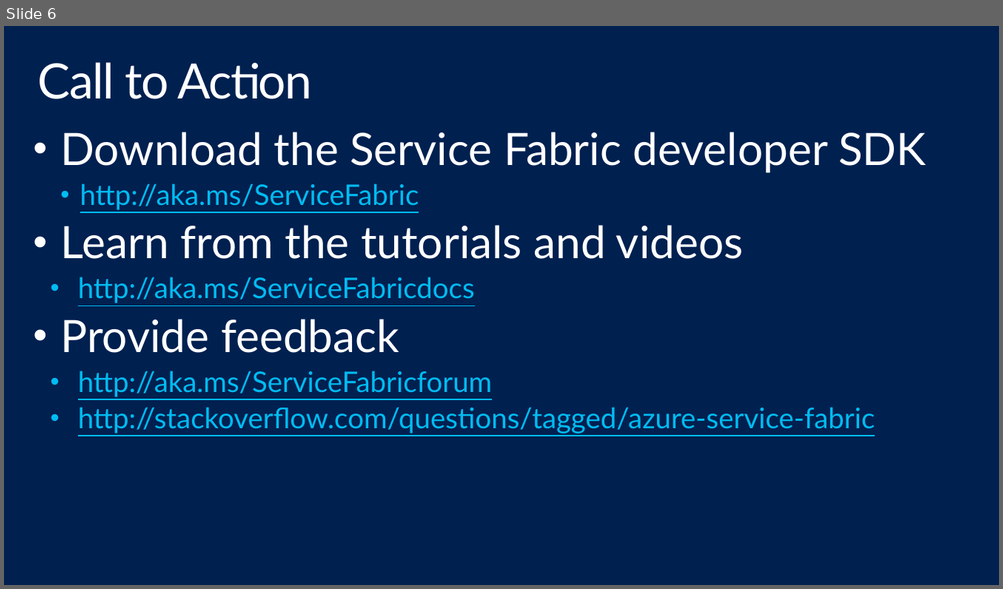
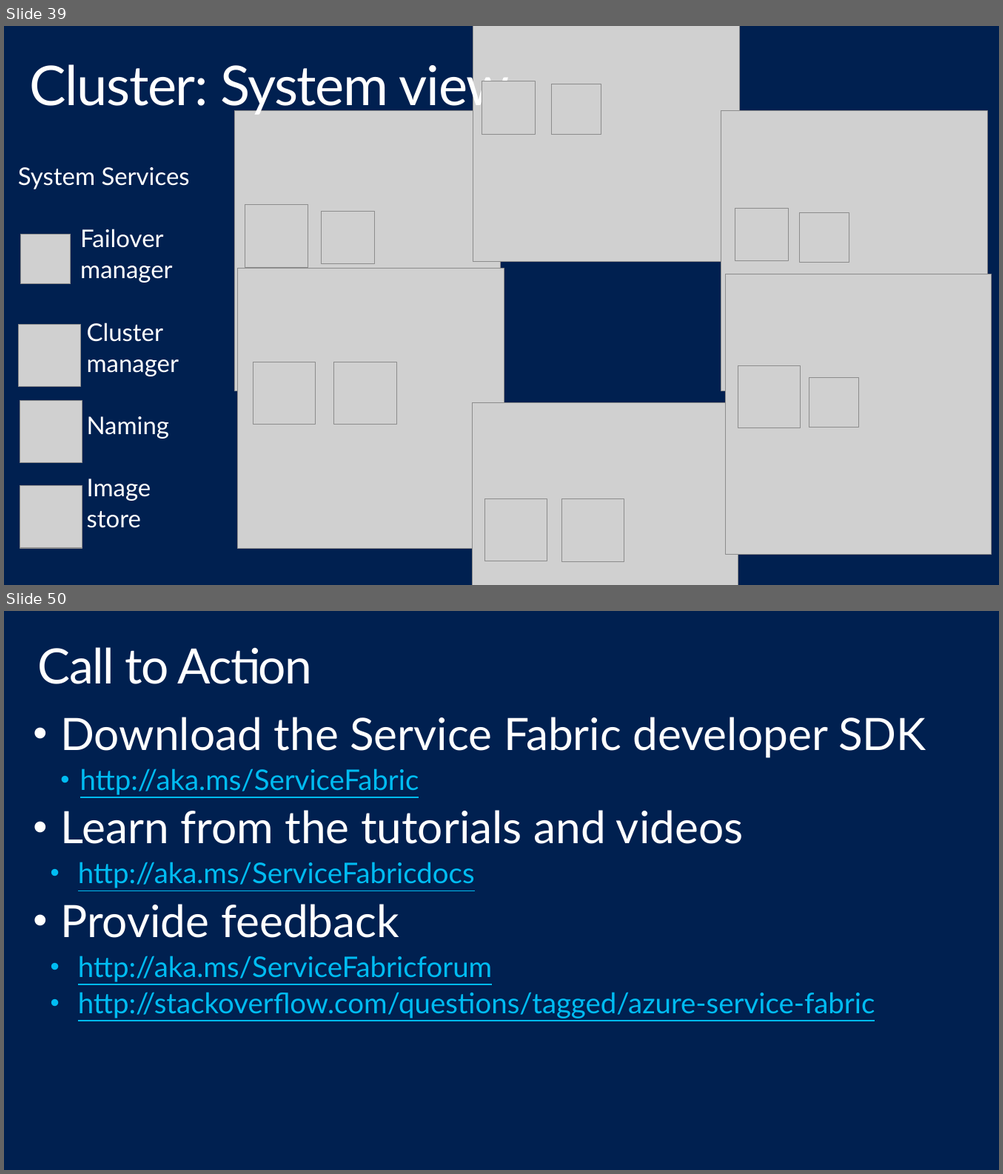
Before and after one commit to shawnweisfeld/20150514_ServiceFabric, a slide deck: Service Fabric.pptx. Shown one above the other, each under a label of ours: slide 6 before the commit, slides 39 and 50 after it; the slides between them are not shown. The pictures are 1003x589 and 1003x1174 pixels, drawn with LibreOffice and Linux fonts; fonts in the diff are those of the drawing; grey boxes stand for pictures; background and template pictures are left out. Boxes give left, top, right and bottom in pixels: in the first picture for what was removed or moved away, otherwise in the second. Text is boxed around its words. In the diff, an @@ line names an element or a change of style, - is before the commit and + after.

```diff
--- a/Service Fabric.pptx
+++ b/Service Fabric.pptx
@@ slide 39 added at <box>4,26,999,585</box>, background #002050 @@
@@ picture added at <box>473,26,740,261</box> @@
@@ title added at <box>29,57,509,116</box>, 54 pt, text #FFFFFF @@
+Cluster: System view
@@ picture added at <box>482,82,535,134</box> @@
@@ picture added at <box>551,84,600,134</box> @@
@@ picture added at <box>234,111,501,391</box> @@
@@ picture added at <box>720,111,987,391</box> @@
@@ ellipse added at <box>304,144,877,528</box>, outline #B4009E 3 pt @@
@@ picture added at <box>245,205,307,267</box> @@
@@ picture added at <box>321,211,374,264</box> @@
@@ picture added at <box>735,208,788,261</box> @@
@@ picture added at <box>800,212,849,262</box> @@
@@ picture added at <box>237,268,504,548</box> @@
@@ picture added at <box>725,274,991,554</box> @@
@@ picture added at <box>253,363,315,425</box> @@
@@ picture added at <box>334,363,396,425</box> @@
@@ picture added at <box>737,366,800,429</box> @@
@@ picture added at <box>809,378,859,428</box> @@
@@ picture added at <box>472,403,738,585</box> @@
@@ group added at <box>18,167,190,548</box>: 4 pictures, 1 text @@
+System Services
+Failover
+manager
+Cluster
+manager
+Naming
+Image
+store
@@ picture added at <box>484,499,546,561</box> @@
@@ picture added at <box>561,499,623,561</box> @@
@@ what was slide 6 is now slide 50 @@
```
Also in this commit, not shown: 2 slides changed, 44 other slides added, 1 slide removed.
